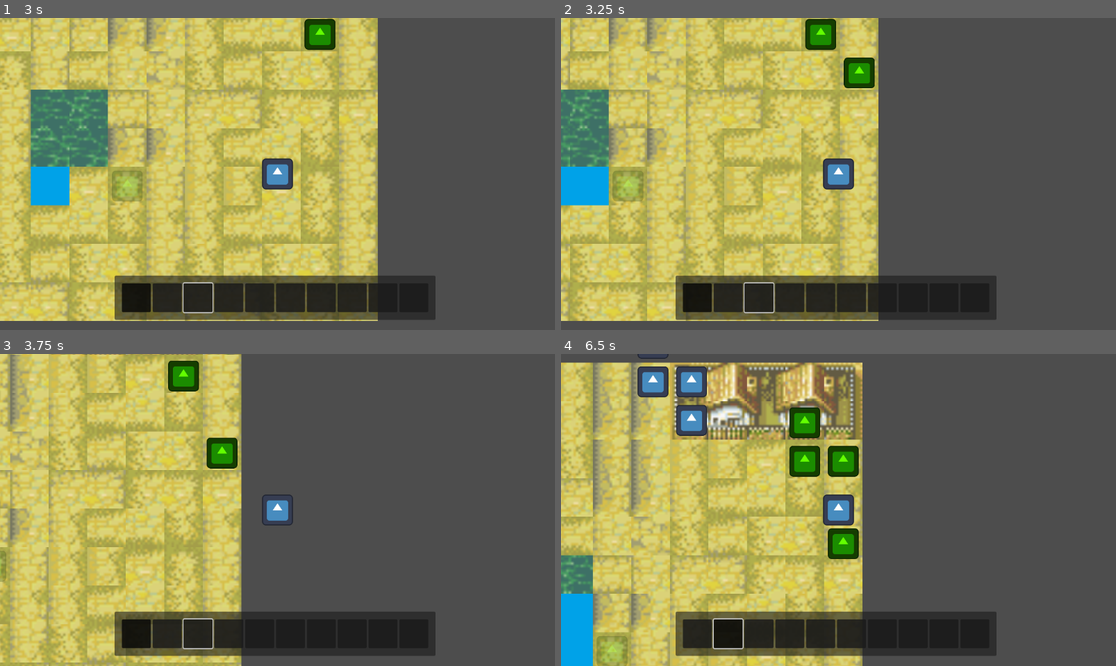
Above: before the commit, frames 1-4 (two rows, left to right).
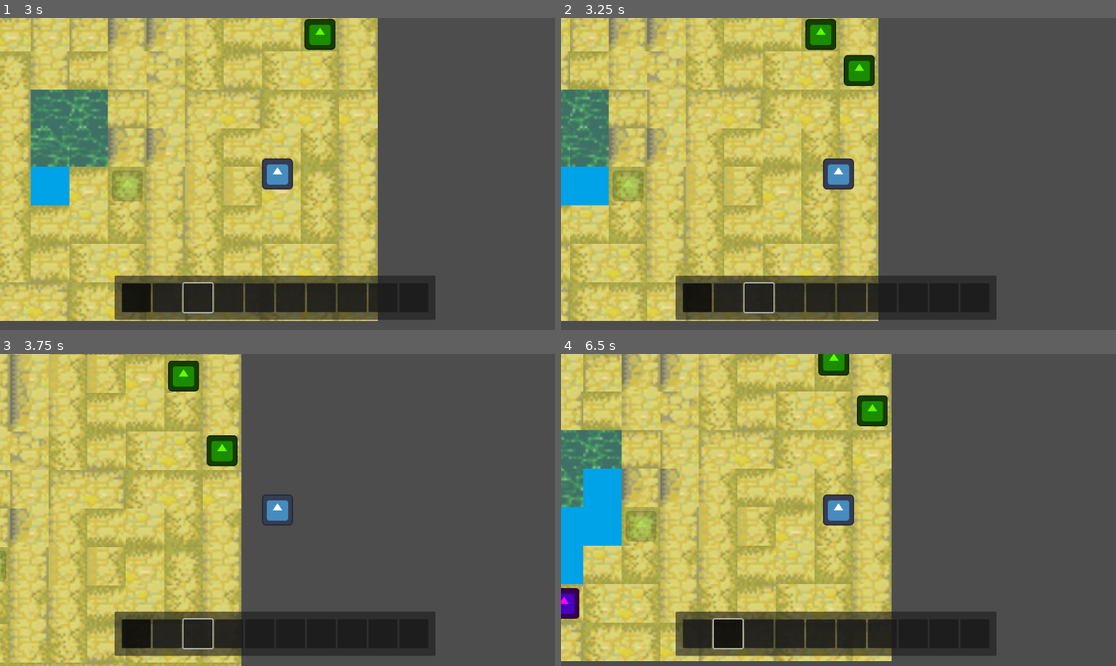
Above: after the commit, the same moments.

Repository: jraynolds/factory-zoo
Game: Godot game, scene res://main.tscn
Same seed, same stepped clock (60 frames per second), same inputs: the game is played once before the commit and once after it. The engine's default icon, where the game draws it, is replaced by a stand-in: a white triangle on a blue panel in a dark square.
Inputs (mouse positions are in pixels of both pictures, inside the frame that each line leads up to):
- Up to frame 1 (3 s): click (138, 298) at 0.52 s; tap Enter at 1.25 s; move the mouse to (399, 158) at 1.27 s; hold Right (right) 1.28-2.03 s; tap E (pickup) at 1.35, 2.3, 2.85 s; right-click (399, 158) at 1.55 s; move the mouse to (166, 189) at 2.02 s; hold Down (down) 2.03-2.78 s; right-click (166, 189) at 2.1 s; move the mouse to (333, 105) at 2.77 s; hold Right (right) from 2.78 s (still down)
- Up to frame 2 (3.25 s): keep holding Right (right); right-click (894, 105) at 3.05 s
- Up to frame 3 (3.75 s): move the mouse to (249, 572) at 3.52 s; release Right (right) at 3.53 s; hold Up (up) from 3.53 s (still down); right-click (249, 572) at 3.6 s
- Up to frame 4 (6.5 s): tap E (pickup) at 3.8, 4.35, 5.3, 5.85 s; move the mouse to (1005, 556) at 4.27 s; release Up (up) at 4.28 s; hold Left (left) 4.28-5.78 s; right-click (1005, 556) at 4.55 s; tap Space at 5 s; move the mouse to (672, 463) at 5.02 s; right-click (672, 463) at 5.1 s; tap Enter at 5.75 s; move the mouse to (866, 510) at 5.77 s; hold Down (down) from 5.78 s (still down); right-click (866, 510) at 6.05 s

Frame 1 is identical in both runs. In frame 2, 0.2% of the frame differs, in the area x 50-57%, y 11-23%; in frame 3, 0.2%; in frame 4, 40%, in the area x 0-60%, y 0-100%.
Error before the commit: Invalid access to property or key 'item' on a base object of type 'Nil'. (res://ui/inventory.gd:149)
Error after the commit: Invalid access to property or key 'item' on a base object of type 'Nil'. (res://ui/inventory.gd:90)

Commit message:
grid snapping on spawning
added rounding method for moving things to center of grid location and updated spawn logic with it. Also deleted a bunch of notes because they were getting out of hand

Diff:
--- a/entities/animals/katt.tscn
+++ b/entities/animals/katt.tscn
@@ -3,6 +3,8 @@
 [ext_resource type="PackedScene" uid="uid://cculscm15b4yx" path="res://entities/animals/animal.tscn" id="1_h67h1"]
 
 [node name="Katt" instance=ExtResource("1_h67h1")]
+title = ""
+description = ""
 
 [node name="Sprite2D" parent="." index="0"]
 modulate = Color(1, 0, 0, 1)
--- a/entities/animals/nouse.tscn
+++ b/entities/animals/nouse.tscn
@@ -4,3 +4,5 @@
 
 [node name="Nouse" instance=ExtResource("1_fcgo0")]
 modulate = Color(0.388235, 1, 0, 1)
+title = ""
+description = ""
--- a/entities/animals/snike.tscn
+++ b/entities/animals/snike.tscn
@@ -3,6 +3,8 @@
 [ext_resource type="PackedScene" uid="uid://cculscm15b4yx" path="res://entities/animals/animal.tscn" id="1_nc7lm"]
 
 [node name="Snike" instance=ExtResource("1_nc7lm")]
+title = ""
+description = ""
 
 [node name="Sprite2D" parent="." index="0"]
 modulate = Color(1, 0.00392157, 1, 1)
--- a/entities/bergy.gd
+++ b/entities/bergy.gd
@@ -10,5 +10,5 @@
 func _process(delta):
 	pass
 
-func use(location):
-	Map.add_entity(load("res://entities/animals/bergy_bush.gd").new(), location)
+#func use(location):
+	#Map.add_entity(load("res://entities/animals/bergy_bush.gd").new(), location)
--- a/entities/components/spawning.gd
+++ b/entities/components/spawning.gd
@@ -35,27 +35,5 @@
 ## should do move check first to save time
 ## [I] Moved this into spawnOther but left notes because idk wtf is going on
 func spawn():
-	#var spawn_location = Map.get_random_empty_neighbor_location(get_parent().position)
 	var spawned_entity = load(get_parent().scene_file_path).instantiate()
-	#spawned_entity.visible = false
-	#var duplicate = get_parent().duplicate(7) ## 7 is the bitwise flag for "copy everything"
-	#var duplicate = get_parent() ## 7 is the bitwise flag for "copy everything"
-	#assert(spawn_location != null, "We couldn't find a valid neighboring location!")
-	#Map.add_entity(spawned_entity, spawn_location)
-	#var animal = animal_parent.packed_animal.instantiate()
-	#animal.packed_animal = animal_parent.packed_animal
-	#Map.add_animal(animal, get_parent().position)
-	#var rand = randi_range(0, 3)
-	#while animal.position == animal_parent.position:
-		#animal.movement_component.move(Movement.Cardinal.values().pick_random())
-	#for i in range (4):
-		#animal.movement_component.move(Movement.Cardinal.values()[(i + rand)%4])
-		#if animal.position != animal_parent.position:
-			#return
-	#animal.queue_free()
 	spawnOther(spawned_entity)
-
-### Spawns a given entity at a given location
-#func targetSpawn(loc : Vector2, obj):
-	#Map.animalContainer.add_child(obj)
-	#obj.position = loc
--- a/entities/entity.tscn
+++ b/entities/entity.tscn
@@ -15,6 +15,8 @@
 collision_shape = NodePath("CollisionShape2D")
 spawning_component = NodePath("Spawning")
 interaction_component = NodePath("Interaction")
+title = null
+description = null
 
 [node name="Sprite2D" type="Sprite2D" parent="."]
 scale = Vector2(0.1, 0.1)
--- a/map.gd
+++ b/map.gd
@@ -19,8 +19,29 @@
 				out.append(animal)
 		return out
 
+
+## rounds a given location to nearest centered grid location
+func round(location: Vector2) -> Vector2:
+	var x = location.x - 8
+	var y = location.y - 8
+	var xmod = fmod(x, 16) #16 should be grid size
+	var ymod = fmod(y, 16)
+	x -= xmod
+	if xmod > 8 :
+		x += 16
+	y -= ymod
+	if ymod > 8 :
+		y += 16
+	x += 8
+	y += 8
+	location.x = x
+	location.y = y
+	return location
+
 ## Adds the given Entity as a child of the entity container, at the given location.
 func add_entity(entity, location: Vector2):
+	#location = round(location) Tell me why this doesnt work or i kick a baby in the face
+	location = Map.round(location)
 	if entity.get_parent():
 		entity.get_parent().remove_child(entity)
 	entity_container.add_child(entity)
--- a/map.tscn
+++ b/map.tscn
@@ -1063,6 +1063,8 @@
 
 [node name="BergyBush" parent="Entities" instance=ExtResource("6_05x41")]
 position = Vector2(24, 56)
+title = ""
+description = ""
 
 [node name="Bergy" parent="Entities" instance=ExtResource("8_oysan")]
 position = Vector2(41, -56)
--- a/ui/inventory.gd
+++ b/ui/inventory.gd
@@ -2,14 +2,6 @@
 class_name Inventory
 
 @export var items_container : Node2D
-#var items : Array[Entity] :
-	#get :
-		#var out : Array[Entity] = []
-		#for child in items_container.get_children():
-			#var item = child as Item ## We only want Items.
-			#if item:
-				#out.append(item)
-		#return out
 @export var item_buttons : Array[ItemButton]
 @export var item_button_group : ButtonGroup
 
@@ -39,42 +31,9 @@
 		return item_list[item_buttons.find(selected_button)]
 
 func _ready() -> void:
-	# Initialize the ItemRegistry, which is a small database that contains data about each item in your inventory.
-	#item_registry = ItemRegistry.new()
 	item_buttons[0].button.set_pressed_no_signal(true)
-
-	# Create a list of item, name, description, and icons:
-	#for item in items:
-		#add_item_to_registry(
-			#items.find(item),
-			#item.title,
-			#item.description,
-			#item.icon
-		#)
-	#for item in items:
-		#print(item.title)
-	#for item in items:
-		#item_registry[item] = 0 ## One day we'll figure out what we can do as a key(item)/value(???) pair. Surely.
 	for i in range(100): ## Give us 100 inventory slots.
 		item_list.append(null)
-
-	# Create an inventory with the item information just configured
-	#inventory_manager = InventoryManager.new(item_registry)
-
-	# Add health potions
-	#add_item_by_name("Health Potion", 99 + 50)
-	#add_item(load("res://entities/bergy.tscn") as Entity, 10)
-	# By default the stack capacity is 99 items. The line above added two stacks on the first two item slots: one of 99 potions and another of 50 potions.
-
-
-### Add an Item to the list of potential Items.
-#func add_item_to_registry(id: int, item_name: String, item_description: String, item_icon: Texture2D):
-	#item_registry.add_item(id, item_name, item_description, item_icon)
-
-
-### Add an Entity to the list of potential Items. We're doing our own inventory handling.
-#func add_item_to_registry(item: Entity):
-	#item_registry[item] = 0 ## One day we'll figure out what we can do as a key(item)/value(???) pair. Surely.
 
 
 ## Add an Item to the player's inventory with the given amount (by default, 1) at the given inventory index (by default, 0).
@@ -96,24 +55,6 @@
 	items_container.add_child(item)
 	item.visible = false
 	#return inventory_manager.add(items.find(item), amount)
-
-
-### Add an Item with the given name to the player's inventory with the given amount (by default, 1) at the given inventory index (by default, 0).
-#func add_item_by_name(item_name: String, amount: int=1, index: int = get_open_slot()):
-	#var matching_items : Array = items.filter(func(item): return item.title == item_name)
-	#assert(!matching_items.is_empty(), "No matching items for item name " + item_name + "!")
-	#var item = matching_items[0]
-	#if len(item_list) < index + 1:
-		#item_list.append([item, amount])
-	#else :
-		#item_list[index] = [item, amount]
-	#item_buttons[index].set_item(item, amount)
-	##return inventory_manager.add(items.find(item), amount)
-
-##experimental func for testing behavior
-#func remove():
-	#var item = items.filter(func(item): return item.title == "Bergy")[0]
-	#item_buttons[0].set_item(item, 0)
 
 
 ## Removes the given amount of an item at the given slot. By default, the selected button.
